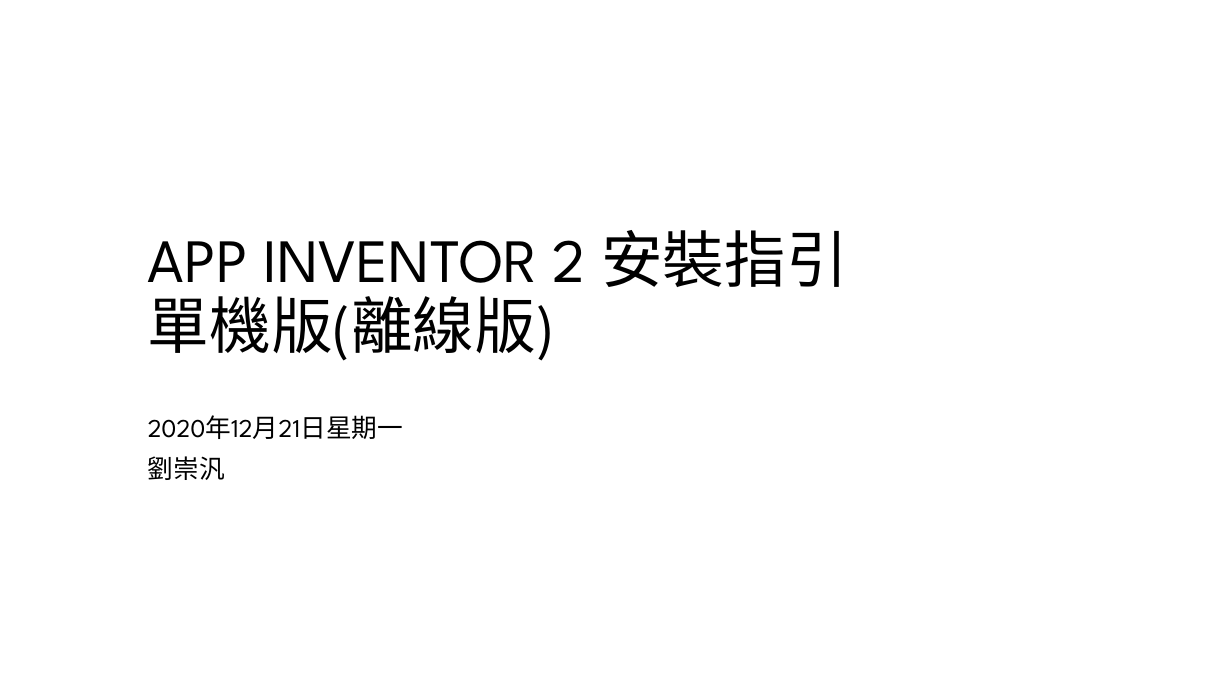
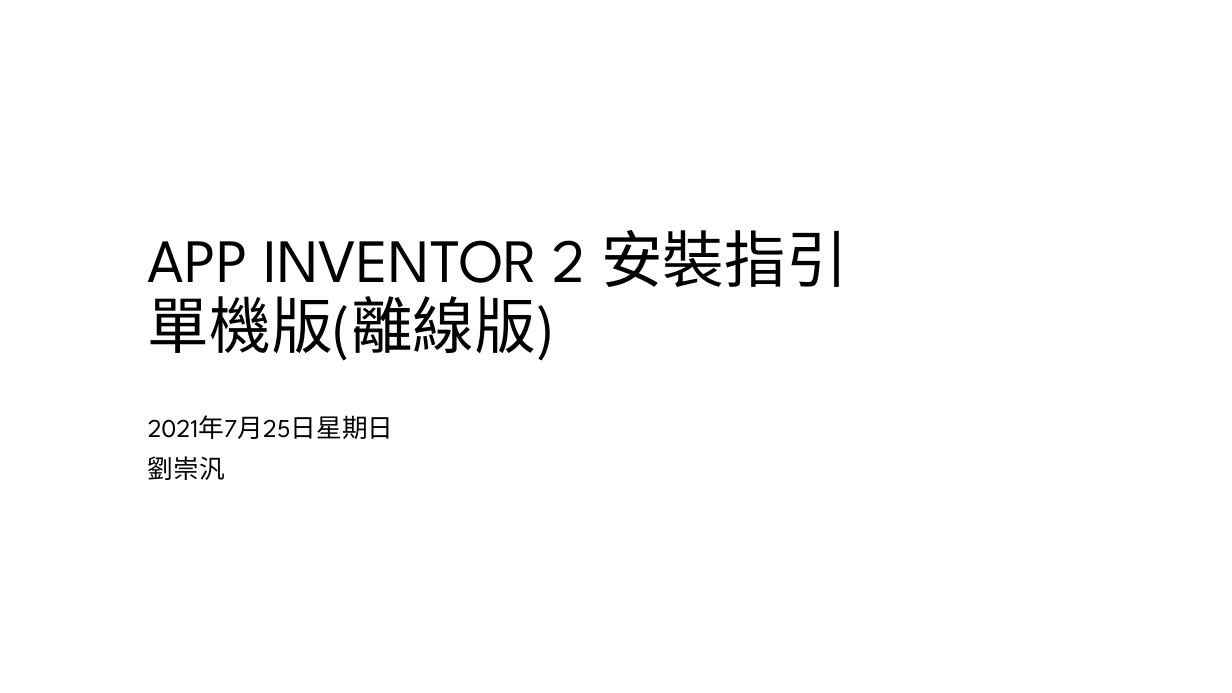
Before and after one commit to liulawsi/My_PPTs, a slide deck: slide 1 of CHING JIAN/AppInventor/00_App Inventor 2 安裝指引_單機版(離線版).pptx. Drawn at 1232x693 pixels with LibreOffice and Linux fonts; fonts in the diff are those of the drawing; background and template pictures are left out. Boxes give left, top, right and bottom in pixels: in the first picture for what was removed or moved away, otherwise in the second. Text is boxed around its words. In the diff, an @@ line names an element or a change of style, - is before the commit and + after.

```diff
--- a/CHING JIAN/AppInventor/00_App Inventor 2 安裝指引_單機版(離線版).pptx
+++ b/CHING JIAN/AppInventor/00_App Inventor 2 安裝指引_單機版(離線版).pptx
@@ subtitle at <box>148,415,394,439</box>: text changed @@
-2020年12月21日星期一
+2021年7月25日星期日
```
Also in this commit, not shown: 1 slide added, 4 other files.
